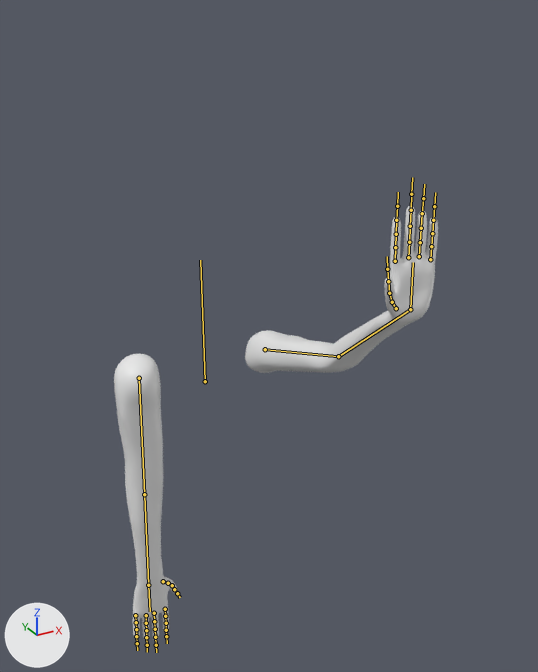
Two versions of the FBX model Progetto_SVG/Assets/Assets/Models/PlayerArms.fbx, one commit apart.
Before and after are seen from a camera (50 mm lens) standing at (-1.39, -3.21, 1.79) and looking at (0.18, -0.37, 0.36). Every picture has the same lights, and +X, +Y and +Z are marked at lower left. Both versions are drawn at frame 17 of the action 'Armature|Jump'; the numbers are the values there. The bones that bend it are drawn over the model as lines.
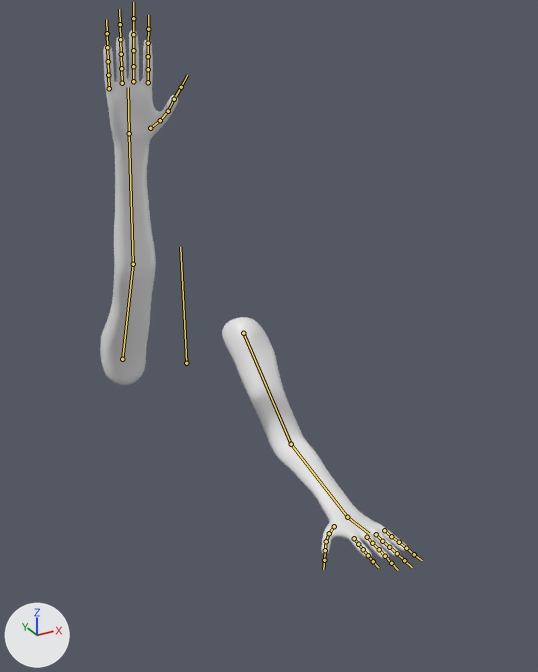
Boxes (x1, y1, x2, y2) around the edits, measured in the pictures (538 x 672 px):
'Plane', posed (22% taller)
    before: (114, 206, 438, 641)
    after: (100, 30, 409, 559)
bone 'Spine', root to tip
    before: (205, 381) to (200, 260)
    after: (186, 363) to (180, 247)
bone 'Bicep.L', root to tip
    before: (265, 349) to (338, 356)
    after: (243, 333) to (291, 444)
bone 'Arm.L', root to tip
    before: (338, 356) to (410, 309)
    after: (291, 444) to (347, 517)
bone 'Hand.L', root to tip
    before: (410, 309) to (413, 262)
    after: (347, 517) to (369, 533)
bone 'Pinky1.L', root to tip
    before: (430, 259) to (431, 246)
    after: (384, 530) to (391, 536)
bone 'Ring1.L', root to tip
    before: (419, 256) to (420, 242)
    after: (376, 534) to (382, 541)
bone 'Middle1.L', root to tip
    before: (408, 257) to (409, 242)
    after: (367, 537) to (372, 543)
bone 'Index1.L', root to tip
    before: (395, 261) to (395, 247)
    after: (354, 538) to (358, 544)
bone 'Thumb1.L', root to tip
    before: (396, 308) to (392, 302)
    after: (334, 526) to (329, 533)
bone 'Bicep.R', root to tip
    before: (139, 378) to (144, 494)
    after: (122, 359) to (133, 264)
bone 'Arm.R', root to tip
    before: (144, 494) to (148, 585)
    after: (133, 264) to (129, 133)
bone 'Hand.R', root to tip
    before: (148, 585) to (150, 611)
    after: (129, 133) to (128, 87)

The edits, one by one:
Bone 'Spine' (bone_spine) moves from (0.0, 0.0, 0.0) to (0.0, 0.0, -0.5).
Bone 'Bicep.L' (bone_bicep_l) turns from (88, -19, -5) to (82, 44, -9) degrees about its own x, y and z.
Bone 'Arm.L' (bone_arm_l) turns from (3, 0, 23) to (9, -3, 38) degrees about its own x, y and z.
Bone 'Hand.L' (bone_hand_l) turns from (-1, -1, 55) to (2, 0, 17) degrees about its own x, y and z.
Bone 'Pinky1.L' (bone_pinky1_l) turns from (0, 0, 0) to (-6, -1, -6) degrees about its own x, y and z.
Bone 'Ring1.L' (bone_ring1_l) turns from (0, 0, 0) to (0, -1, -4) degrees about its own x, y and z.
Bone 'Middle1.L' (bone_middle1_l) turns from (0, 0, 0) to (6, -3, -1) degrees about its own x, y and z.
Bone 'Index1.L' (bone_index1_l) turns from (0, 0, 0) to (7, -4, -1) degrees about its own x, y and z.
Bone 'Thumb1.L' (bone_thumb1_l) turns from (0, 0, 0) to (11, -1, 2) degrees about its own x, y and z.
Bone 'Bicep.R' (bone_bicep_r) turns from (6, -81, 84) to (99, 63, 12) degrees about its own x, y and z.
Bone 'Arm.R' (bone_arm_r) turns from (0, -1, -2) to (2, 1, -20) degrees about its own x, y and z.
Bone 'Hand.R' (bone_hand_r) turns from (0, -2, 0) to (0, 0, 2) degrees about its own x, y and z.
